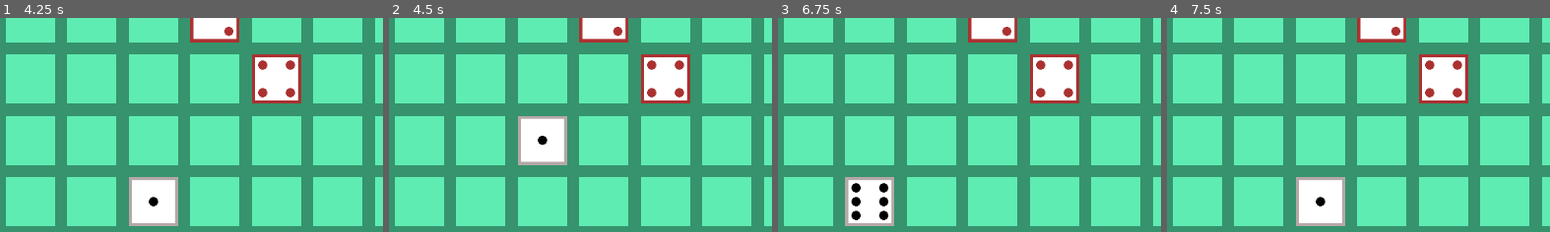
Above: before the commit, frames 1-4 (left to right).
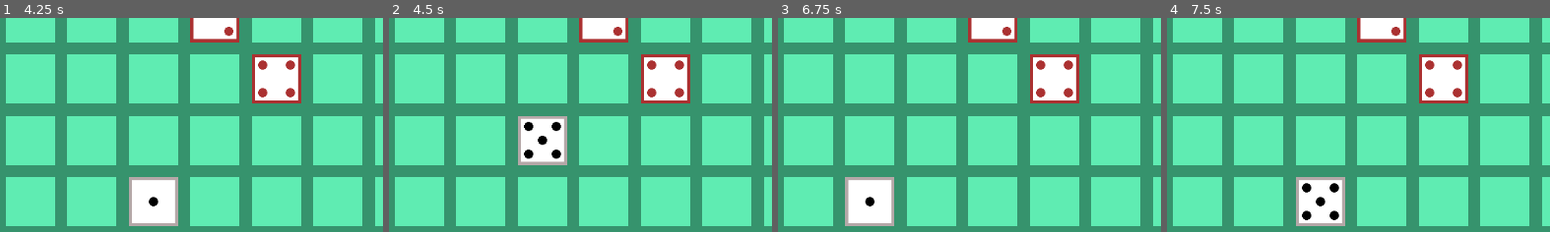
Above: after the commit, the same moments.

Repository: Dimitar100/roll-the-dice
Game: Godot game, scene res://scenes/UI.tscn
Same seed, same stepped clock (60 frames per second), same inputs: the game is played once before the commit and once after it.
Inputs (mouse positions are % of the whole screen's width and height, from its top left):
- Up to frame 1 (4.25 s): click (49, 41) at 0.5 s; click (24, 50) at 1.25 s; tap Enter at 2, 3.5 s; hold D (ui_right) 2.03-2.78 s; tap Space at 2.75 s; hold S (ui_down) 2.78-3.53 s; hold D (ui_right) from 3.53 s (still down)
- Up to frame 2 (4.5 s): tap Space at 4.25 s; release D (ui_right) at 4.28 s; hold W (ui_up) from 4.28 s (still down)
- Up to frame 3 (6.75 s): tap Enter at 5 s; release W (ui_up) at 5.03 s; hold A (ui_left) 5.03-6.53 s; tap Space at 5.75 s; hold S (ui_down) from 6.53 s (still down)
- Up to frame 4 (7.5 s): release S (ui_down) at 7.28 s; hold D (ui_right) from 7.28 s (still down)
The pictures show only the part of the screen within x 0-50%, y 50-100%; the shares and areas given below are measured in that part.

Frame 1 is identical in both runs. In frame 2, 0.4% of the frame differs, in the area x 35-45%, y 48-67%; in frame 3, 0.7%, in the area x 19-29%, y 77-95%; in frame 4, 0.4%.

Commit message:
almost done with the movement of the dice

Diff:
--- a/scenes/Player.gd
+++ b/scenes/Player.gd
@@ -11,6 +11,8 @@
 var yi = 0
 var x = ["6", "3", "1", "4", "6", "3", "1", "4", "6"]
 var xi = 0
+var rotY = 0
+var rotX = 0
 
 var can_up = true
 var can_down = true
@@ -41,106 +43,174 @@
 		get_node("AnimatedSprite").play(y[yi])
 		if y[yi]=="6":
 			for n in 9:
-				if n==0 || n==4 || n==8:
-					x[n] = "6"
-				elif n==2 || n==6:
+				if n==xi || n==xi+4 || n==xi+8 || n==xi-4 || n==xi-8:
+					x[n] = "6"
+				elif n==xi+2 || n==xi+6 || n==xi-2 || n==xi-6:
 					x[n] = "1"
 		elif y[yi]=="5":
 			for n in 9:
-				if n==0 || n==4 || n==8:
-					x[n] = "5"
-				elif n==2 || n==6:
+				if n==xi || n==xi+4 || n==xi+8|| n==xi-4 || n==xi-8:
+					x[n] = "5"
+				elif n==xi+2 || n==xi+6 || n==xi-2 || n==xi-6:
 					x[n] = "2"
 		elif y[yi]=="1":
 			for n in 9:
-				if n==0 || n==4 || n==8:
-					x[n] = "1"
-				elif n==2 || n==6:
+				if n==xi || n==xi+4 || n==xi+8|| n==xi-4 || n==xi-8:
+					x[n] = "1"
+				elif n==xi+2 || n==xi+6 || n==xi-2 || n==xi-6:
 					x[n] = "6"
 		elif y[yi]=="2":
 			for n in 9:
-				if n==0 || n==4 || n==8:
-					x[n] = "2"
-				elif n==2 || n==6:
-					x[n] = "5"
+				if n==xi || n==xi+4 || n==xi+8 || n==xi-4 || n==xi-8:
+					x[n] = "2"
+				elif n==xi+2 || n==xi+6 || n==xi-2 || n==xi-6:
+					x[n] = "5"
+		elif y[yi]=="3":
+			for n in 9:
+				if n==xi || n==xi+4 || n==xi+8 || n==xi-4 || n==xi-8:
+					x[n] = "3"
+				elif n==xi+2 || n==xi+6 || n==xi-2 || n==xi-6:
+					x[n] = "4"
+		elif y[yi]=="4":
+			for n in 9:
+				if n==xi || n==xi+4 || n==xi+8 || n==xi-4 || n==xi-8:
+					x[n] = "5"
+				elif n==xi+2 || n==xi+6 || n==xi-2 || n==xi-6:
+					x[n] = "3"
+		#xi=0
+		print(y)
+		print(x)
+		print(yi)
+		print(xi)
 	elif Input.is_action_just_pressed("ui_down") && can_down:
 		yi -= 1
 		get_node("AnimatedSprite").play(y[yi])
 		if y[yi]=="6":
 			for n in 9:
-				if n==0 || n==4 || n==8:
-					x[n] = "6"
-				elif n==2 || n==6:
+				if n==xi || n==xi+4 || n==xi+8 || n==xi-4 || n==xi-8:
+					x[n] = "6"
+				elif n==xi+2 || n==xi+6 || n==xi-2 || n==xi-6:
 					x[n] = "1"
 		elif y[yi]=="5":
 			for n in 9:
-				if n==0 || n==4 || n==8:
-					x[n] = "5"
-				elif n==2 || n==6:
+				if n==xi || n==xi+4 || n==xi+8|| n==xi-4 || n==xi-8:
+					x[n] = "5"
+				elif n==xi+2 || n==xi+6 || n==xi-2 || n==xi-6:
 					x[n] = "2"
 		elif y[yi]=="1":
 			for n in 9:
-				if n==0 || n==4 || n==8:
-					x[n] = "1"
-				elif n==2 || n==6:
+				if n==xi || n==xi+4 || n==xi+8|| n==xi-4 || n==xi-8:
+					x[n] = "1"
+				elif n==xi+2 || n==xi+6 || n==xi-2 || n==xi-6:
 					x[n] = "6"
 		elif y[yi]=="2":
 			for n in 9:
-				if n==0 || n==4 || n==8:
-					x[n] = "2"
-				elif n==2 || n==6:
-					x[n] = "5"
+				if n==xi || n==xi+4 || n==xi+8 || n==xi-4 || n==xi-8:
+					x[n] = "2"
+				elif n==xi+2 || n==xi+6 || n==xi-2 || n==xi-6:
+					x[n] = "5"
+		elif y[yi]=="3":
+			for n in 9:
+				if n==xi || n==xi+4 || n==xi+8 || n==xi-4 || n==xi-8:
+					x[n] = "3"
+				elif n==xi+2 || n==xi+6 || n==xi-2 || n==xi-6:
+					x[n] = "4"
+		elif y[yi]=="4":
+			for n in 9:
+				if n==xi || n==xi+4 || n==xi+8 || n==xi-4 || n==xi-8:
+					x[n] = "5"
+				elif n==xi+2 || n==xi+6 || n==xi-2 || n==xi-6:
+					x[n] = "3"
+		#xi=0
+		print(y)
+		print(x)
+		print(yi)
+		print(xi)
 	elif Input.is_action_just_pressed("ui_right") && can_right:
 		xi += 1
 		get_node("AnimatedSprite").play(x[xi])
 		if x[xi]=="6":
-			for n in 9:
-				if n==1 || n==5:
-					y[n] = "6"
-				elif n==3:
+			for n in 7:
+				if n==yi || n==yi+4 || n==yi-4:
+					y[n] = "6"
+				elif n==yi+2 || n==yi+6 || n==yi-2 || n==yi-6:
 					y[n] = "1"
 		elif x[xi]=="3":
-			for n in 9:
-				if n==1 || n==5:
-					y[n] = "3"
-				elif n==3:
+			for n in 7:
+				if n==yi || n==yi+4 || n==yi-4:
+					y[n] = "3"
+				elif n==yi+2 || n==yi+6 || n==yi-2 || n==yi-6:
 					y[n] = "4"
 		elif x[xi]=="1":
-			for n in 9:
-				if n==1 || n==5:
-					y[n] = "1"
-				elif n==3:
+			for n in 7:
+				if n==yi || n==yi+4 || n==yi-4:
+					y[n] = "1"
+				elif n==yi+2 || n==yi+6 || n==yi-2 || n==yi-6:
 					y[n] = "6"
 		elif x[xi]=="4":
-			for n in 9:
-				if n==1 || n==5:
-					y[n] = "4"
-				elif n==3:
-					y[n] = "3"
+			for n in 7:
+				if n==yi || n==yi+4 || n==yi-4:
+					y[n] = "4"
+				elif n==yi+2 || n==yi+6 || n==yi-2 || n==yi-6:
+					y[n] = "3"
+		elif x[xi]=="5":
+			for n in 7:
+				if n==yi || n==yi+4 || n==yi-4:
+					y[n] = "5"
+				elif n==yi+2 || n==yi+6 || n==yi-2 || n==yi-6:
+					y[n] = "2"
+		elif x[xi]=="2":
+			for n in 7:
+				if n==yi || n==yi+4 || n==yi-4:
+					y[n] = "2"
+				elif n==yi+2 || n==yi+6 || n==yi-2 || n==yi-6:
+					y[n] = "5"
+		#yi=0
+		print(y)
+		print(x)
+		print(yi)
+		print(xi)
 	elif Input.is_action_just_pressed("ui_left") && can_left:
 		xi -= 1
 		get_node("AnimatedSprite").play(x[xi])
 		if x[xi]=="6":
-			for n in 9:
-				if n==1 || n==5:
-					y[n] = "6"
-				elif n==3:
+			for n in 7:
+				if n==yi || n==yi+4 || n==yi-4:
+					y[n] = "6"
+				elif n==yi+2 || n==yi+6 || n==yi-2 || n==yi-6:
 					y[n] = "1"
 		elif x[xi]=="3":
-			for n in 9:
-				if n==1 || n==5:
-					y[n] = "3"
-				elif n==3:
+			for n in 7:
+				if n==yi || n==yi+4 || n==yi-4:
+					y[n] = "3"
+				elif n==yi+2 || n==yi+6 || n==yi-2 || n==yi-6:
 					y[n] = "4"
 		elif x[xi]=="1":
-			for n in 9:
-				if n==1 || n==5:
-					y[n] = "1"
-				elif n==3:
+			for n in 7:
+				if n==yi || n==yi+4 || n==yi-4:
+					y[n] = "1"
+				elif n==yi+2 || n==yi+6 || n==yi-2 || n==yi-6:
 					y[n] = "6"
 		elif x[xi]=="4":
-			for n in 9:
-				if n==1 || n==5:
-					y[n] = "4"
-				elif n==3:
-					y[n] = "3"
+			for n in 7:
+				if n==yi || n==yi+4 || n==yi-4:
+					y[n] = "4"
+				elif n==yi+2 || n==yi+6 || n==yi-2 || n==yi-6:
+					y[n] = "3"
+		elif x[xi]=="5":
+			for n in 7:
+				if n==yi || n==yi+4 || n==yi-4:
+					y[n] = "5"
+				elif n==yi+2 || n==yi+6 || n==yi-2 || n==yi-6:
+					y[n] = "2"
+		elif x[xi]=="2":
+			for n in 7:
+				if n==yi || n==yi+4 || n==yi-4:
+					y[n] = "2"
+				elif n==yi+2 || n==yi+6 || n==yi-2 || n==yi-6:
+					y[n] = "5"
+		#yi=0
+		print(y)
+		print(x)
+		print(yi)
+		print(xi)
